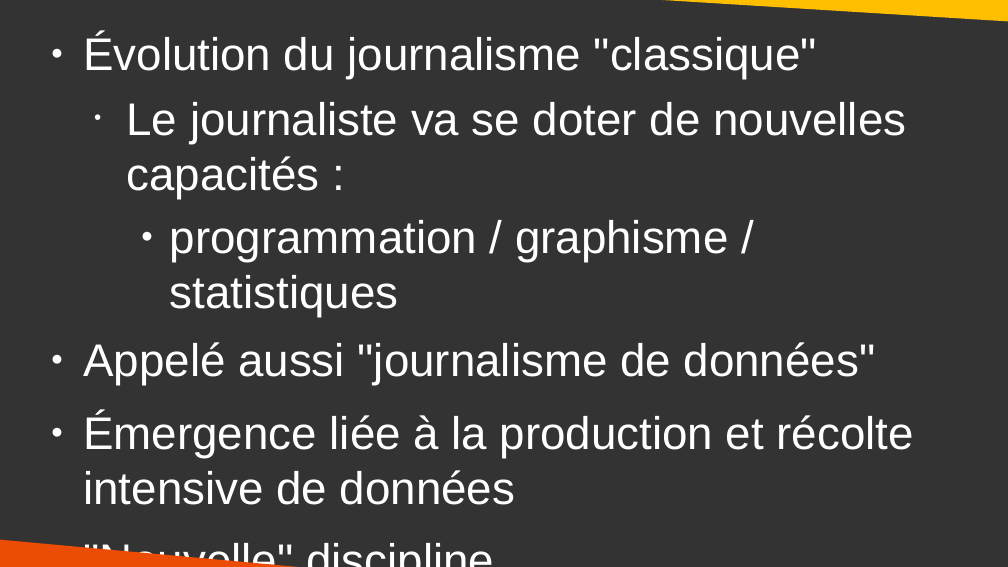
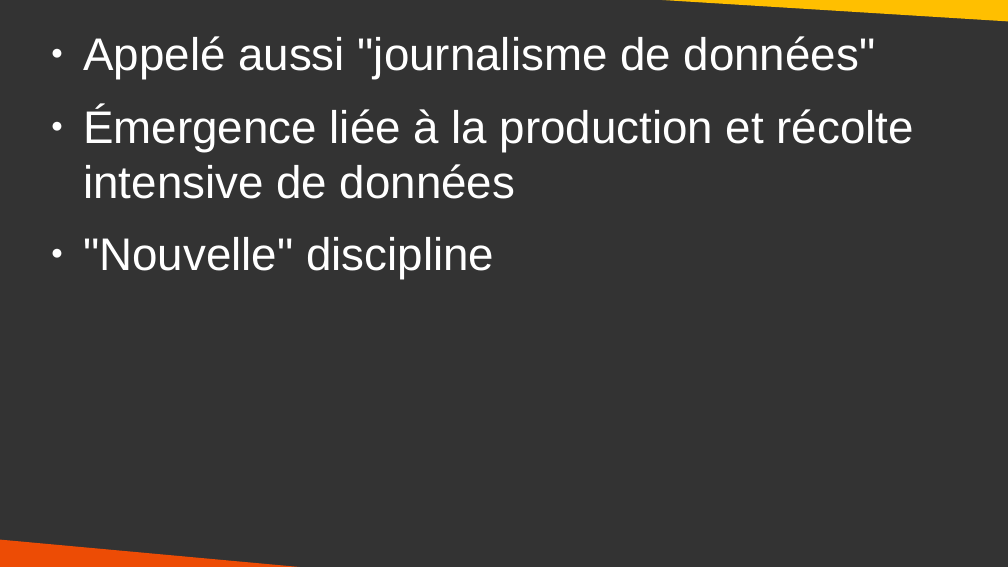
Before and after one commit to DanYellow/cours, a slide deck: slide 7 of data-journalisme-s4/travaux-pratiques/numero-1/presentation.odp (slide 6 before the commit). Drawn at 1008x567 pixels with LibreOffice and Linux fonts; fonts in the diff are those of the drawing. Boxes give left, top, right and bottom in pixels: in the first picture for what was removed or moved away, otherwise in the second. Text is boxed around its words. In the diff, an @@ line names an element or a change of style, - is before the commit and + after.

```diff
--- a/data-journalisme-s4/travaux-pratiques/numero-1/presentation.odp
+++ b/data-journalisme-s4/travaux-pratiques/numero-1/presentation.odp
@@ text at bbox=[83, 34, 906, 317]: paragraphs removed @@
-● Évolution du journalisme "classique"
-  • Le journaliste va se doter de nouvelles capacités :
-    ● programmation / graphisme / statistiques
@@ text at bbox=[83, 36, 876, 79]: more space between paragraphs @@
```
Also in this commit, not shown: 12 other slides changed, 2 slides added, 55 other files.
